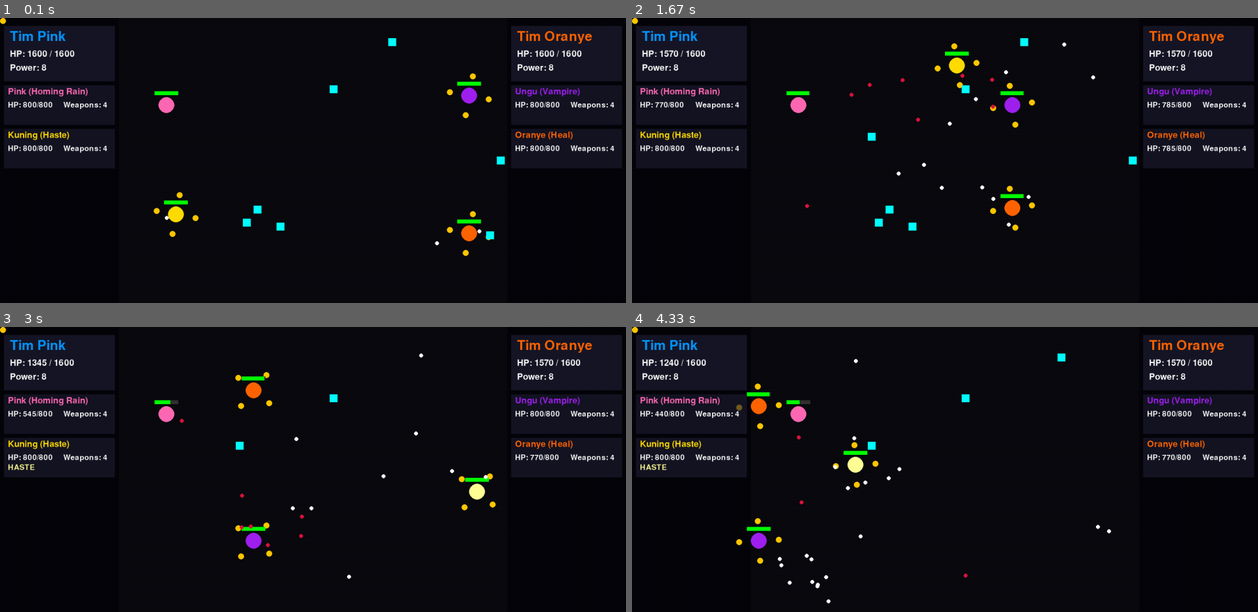
Above: before the commit, frames 1-4 (two rows, left to right).
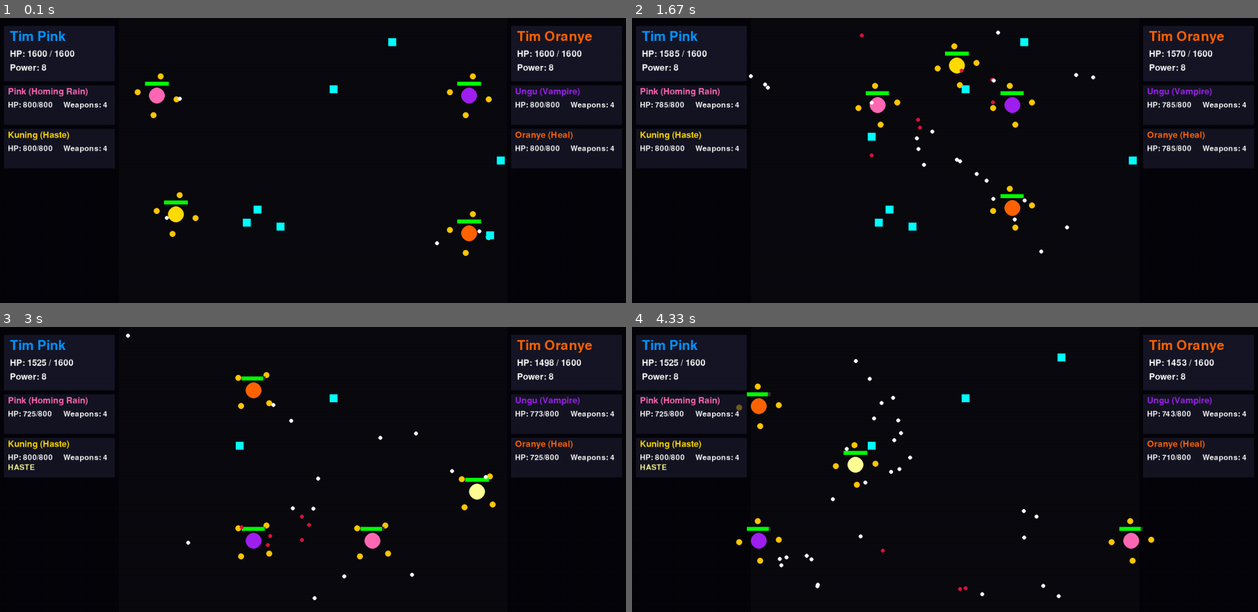
Above: after the commit, the same moments.

Repository: helloafterworld/data-science-no-tabi
Game: pygame game, started from Desktop/DS/LR4-GAME2/main.py
The game is run twice, just before and just after one commit, with the same random seed, the same clock (stepped at 60 frames per second) and the same inputs.
Inputs:
- Up to frame 1 (0.1 s): no input
- Up to frame 2 (1.67 s): no input
- Up to frame 3 (3 s): tap Enter at 2.03 s
- Up to frame 4 (4.33 s): no input

The runs differ from the first frame. In frame 1, 0.4% of the frame differs, in the area x 0-30%, y 0-36%; in frame 2, 0.9%; in frame 3, 1.0%; in frame 4, 1.1%, in the area x 0-93%, y 0-98%.

Commit message:
fix pink bug

Diff:
--- a/Desktop/DS/LR4-GAME2/classes.py
+++ b/Desktop/DS/LR4-GAME2/classes.py
@@ -41,33 +41,27 @@
     def draw(self, surface): pygame.draw.circle(surface, LIFESTEAL_COLOR, self.pos, 5)
 
 class HomingProjectile(Projectile):
+    """Proyektil yang secara aktif mengincar targetnya."""
     def __init__(self, start_pos, target_obj, owner=None, is_special=False):
         super().__init__(start_pos, target_obj, owner, is_special)
         self.speed = 7
         self.turn_speed = 0.05
-        self.damage = 20
-
-        # INIT velocity langsung ke target
-        direction_vec = pygame.math.Vector2(self.target.rect.center) - self.pos
-        if direction_vec.length_squared() != 0:
-            direction_vec.normalize_ip()
-        else:
-            direction_vec = pygame.math.Vector2(0, -1)
-        self.velocity = direction_vec * self.speed
+        self.damage = 20 # Damage bisa disesuaikan
 
     def move(self):
+        # Logika belokan yang mulus menggunakan lerp
         if self.target.current_hp > 0:
-            direction_vec = pygame.math.Vector2(self.target.rect.center) - self.pos
-            if direction_vec.length_squared() != 0:
-                direction_vec.normalize_ip()
-            else:
-                direction_vec = pygame.math.Vector2(0, 0)
-
-            self.velocity = direction_vec * self.speed
-
+            # 1. Dapatkan arah ideal menuju target
+            direction_to_target = pygame.math.Vector2(self.target.rect.center) - self.pos
+            if direction_to_target.length_squared() > 0:
+                # 2. Buat vektor kecepatan ideal (arah * kecepatan)
+                desired_velocity = direction_to_target.normalize() * self.speed
+
+                # 3. Campurkan kecepatan saat ini ke arah kecepatan ideal secara perlahan
+                self.velocity = self.velocity.lerp(desired_velocity, self.turn_speed)
+
+        # 4. Gerakkan proyektil menggunakan vektor kecepatan baru
         self.pos += self.velocity
-        print("Homing pos:", self.pos, "target:", self.target.rect.center)
-
 
     def draw(self, surface):
         pygame.draw.circle(surface, PINK, (int(self.pos.x), int(self.pos.y)), 8)
@@ -185,37 +179,42 @@
     def activate_special(self): self.speed_multiplier = 2.0; self.haste_timer = 180; return None
 
 class PinkBall(FighterBall):
+    """🩷 Kemampuan: Menembakkan hujan misil pelacak selama 5 detik."""
     def __init__(self, x, y, team):
         super().__init__(x, y, PINK, "Pink (Homing Rain)", team)
         self.is_special_active = False
         self.special_timer = 0
-        self.special_cooldown = 0
-
-    def activate_special(self):
-        # Mirip YellowBall → pasang status durasi
-        self.is_special_active = True
-        self.special_timer = 300        # durasi 5 detik
-        self.special_cooldown = 0       # tembak langsung di frame pertama
+        self.special_shot_cooldown = 0
+
+    def activate_special(self):
+        # Mengaktifkan status 'Homing Rain'
+        if not self.is_special_active:
+            self.is_special_active = True
+            self.special_timer = 300       # Durasi total kemampuan: 5 detik
+            self.special_shot_cooldown = 0 # Tembak misil pertama langsung
         return None
 
     def update(self):
-        new_proj = []
-
-        # Logika special berjalan jika active
+        # PERBAIKAN: Panggil logika update dari induk terlebih dahulu!
+        # Ini akan mengurus gerakan, tembakan normal, dan status efek.
+        new_projectiles = super().update()
+
+        # Setelah itu, jalankan logika spesial Homing Rain jika aktif
         if self.is_special_active:
             self.special_timer -= 1
-            self.special_cooldown -= 1
-
-            if self.special_cooldown <= 0:
+            self.special_shot_cooldown -= 1
+
+            if self.special_shot_cooldown <= 0:
                 if self.opponents and (opps := [o for o in self.opponents if o.current_hp > 0]):
-                    new_proj.append(HomingProjectile(self.rect.center, random.choice(opps), self, is_special=True))
-                    self.special_cooldown = 30    # tembak setiap 0.5 detik
+                    # Tambahkan misil pelacak baru ke daftar proyektil
+                    new_projectiles.append(HomingProjectile(self.rect.center, random.choice(opps), self, is_special=True))
+                    self.special_shot_cooldown = 30  # Tembak misil pelacak setiap 0.5 detik
 
             if self.special_timer <= 0:
                 self.is_special_active = False
 
-        # tambahkan logic update lain kalau ada
-        return new_proj
+        # Kembalikan semua proyektil baru (dari tembakan normal DAN spesial)
+        return new_projectiles
 
 
 class AbilityPickup:
